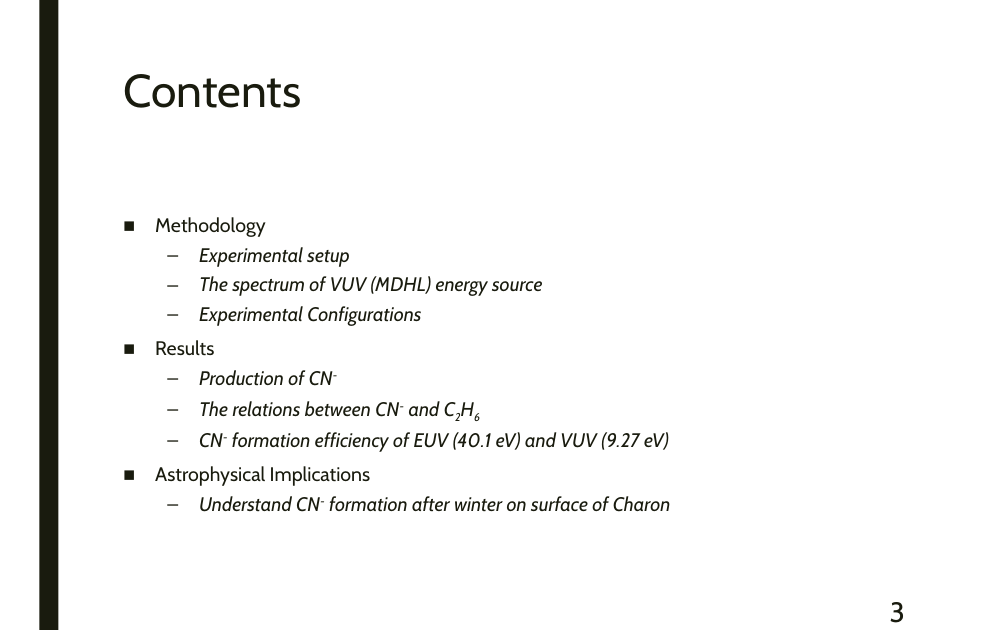
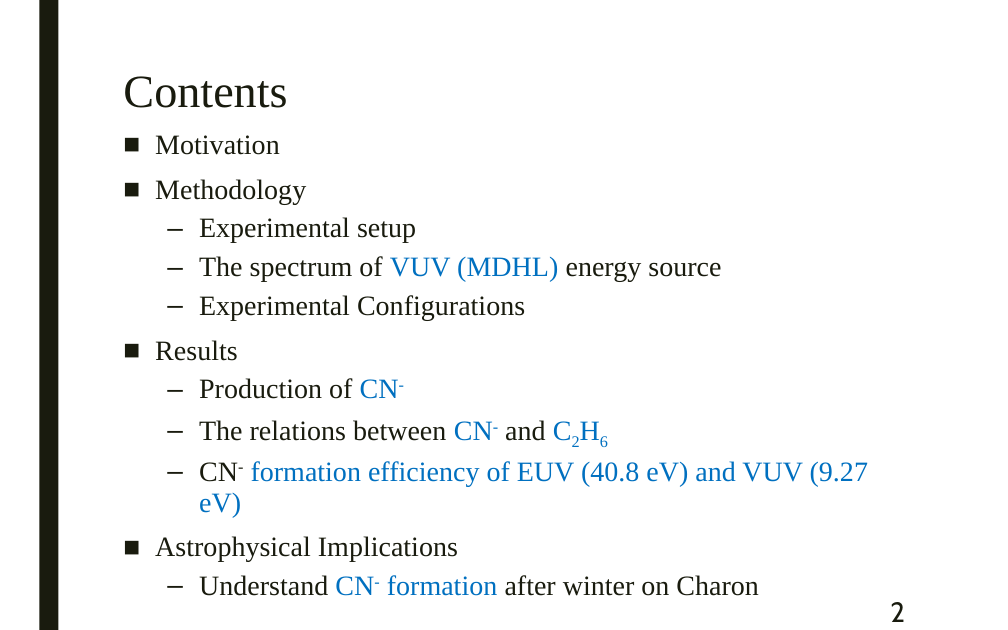
Before and after one commit to samuello1228/lily, a slide deck: slide 2 of doc/VUV and EUV irradiation of CH4 + NH3.pptx (slide 3 before the commit). Drawn at 1008x630 pixels with LibreOffice and Linux fonts; fonts in the diff are those of the drawing. Boxes give left, top, right and bottom in pixels: in the first picture for what was removed or moved away, otherwise in the second. Text is boxed around its words. In the diff, an @@ line names an element or a change of style, - is before the commit and + after.

```diff
--- a/doc/VUV and EUV irradiation of CH4 + NH3.pptx
+++ b/doc/VUV and EUV irradiation of CH4 + NH3.pptx
@@ title "Contents" at bbox=[123, 76, 287, 108]: font Cabin to Times New Roman @@
@@ text "Motivation": place and size @@
-text "Motivation" at bbox=[155, 217, 671, 512]
+text "Motivation" at bbox=[155, 135, 868, 596]
@@ text at bbox=[155, 135, 280, 155]: paragraph added @@
+■ Motivation
@@ text at bbox=[155, 179, 721, 562]: size 14 to 20 pt, font Cabin to Times New Roman in "Methodology", "Experimental setup", "The spectrum of VUV (MDHL) energy source", "Experimental Configurations" and 4 more places; italic off in "Experimental setup", "The spectrum of VUV (MDHL) energy source", "Experimental Configurations", "Production of CN-" and 1 more places; text colour #191B0E to #0070C0 in "VUV (MDHL)", "CN-", "CN- C2H6" @@
@@ text at bbox=[199, 461, 868, 518]: text changed; size 14 to 20 pt; font Cabin to Times New Roman; text colour #191B0E to #0070C0; italic off @@
-  – CN- formation efficiency of EUV (40.1 eV) and VUV (9.27 eV)
+  – CN- formation efficiency of EUV (40.8 eV) and VUV (9.27 eV)
@@ text at bbox=[199, 575, 758, 596]: text changed; size 14 to 20 pt; font Cabin to Times New Roman; italic off @@
-  – Understand CN- formation after winter on surface of Charon
+  – Understand CN- formation after winter on Charon
@@ page number at bbox=[890, 602, 905, 622]: text changed @@
-3
+2
```
Also in this commit, not shown: 30 other slides changed, 2 slides added, 5 slides removed, 1 other file.
